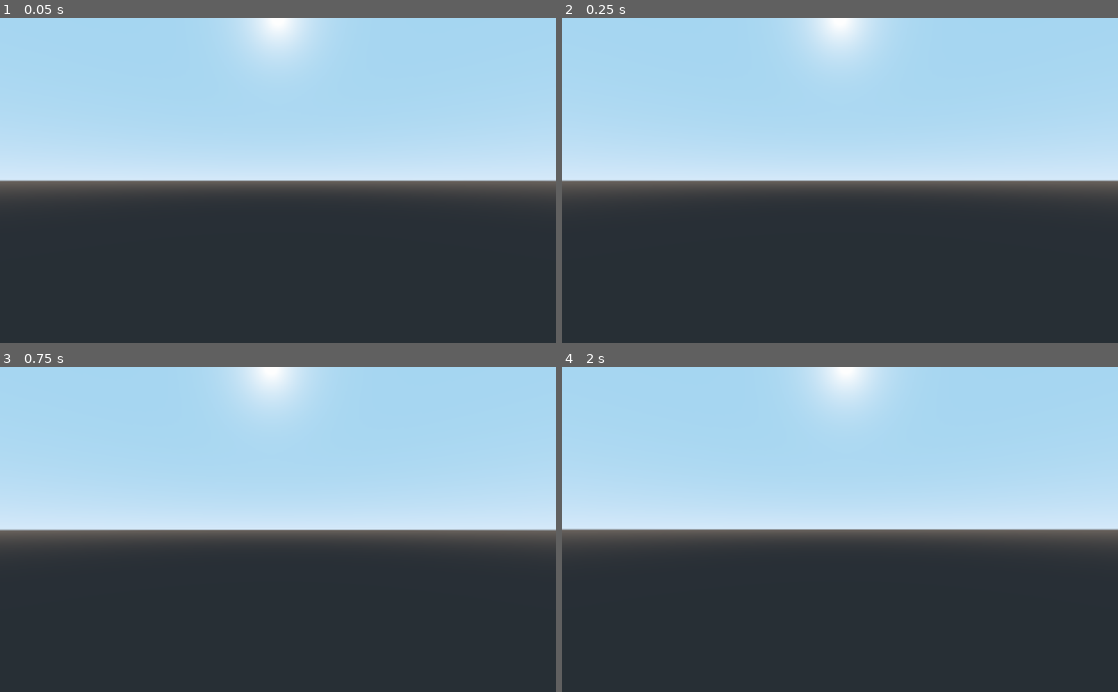
Above: before the commit, frames 1-4 (two rows, left to right).
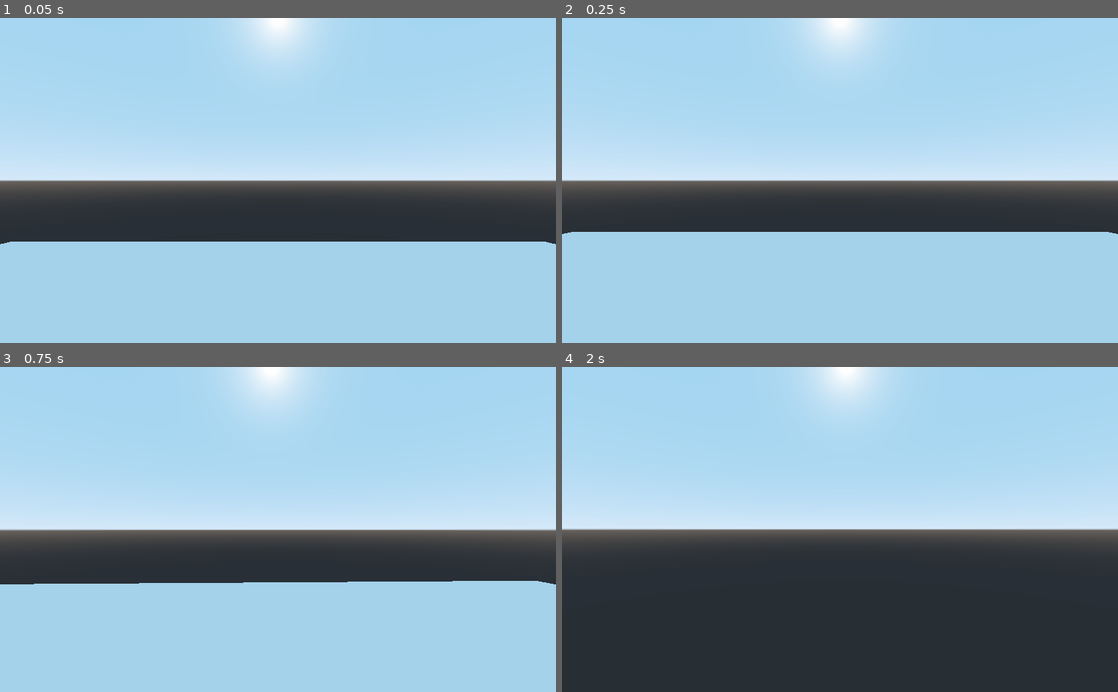
Above: after the commit, the same moments.

Repository: Hatbringer/REDEYE
Game: Godot game, scene res://Environments/DevLevel.tscn
Same seed, same stepped clock (60 frames per second), same inputs: the game is played once before the commit and once after it.
Inputs (mouse positions are in pixels of both pictures, inside the frame that each line leads up to):
- Up to frame 1 (0.05 s): no input
- Up to frame 2 (0.25 s): no input
- Up to frame 3 (0.75 s): tap Enter at 0.5 s; move the mouse to (305, 529) at 0.52 s; hold W (forward) from 0.53 s (still down); hold Ctrl (crouch) from 0.53 s (still down)
- Up to frame 4 (2 s): keep holding W (forward); tap Space (jump) at 0.77, 1.52 s; tap Shift (walk) at 0.8, 1.35 s; move the mouse to (812, 529) at 1.27 s; release Ctrl (crouch) at 1.28 s; tap Ctrl (crouch) at 1.55 s

The runs differ from the first frame. In frame 1, 31% of the frame differs, in the area x 0-100%, y 68-100%; in frame 2, 34%, in the area x 0-100%, y 65-100%; in frame 3, 34%; in frame 4, nothing differs.

Commit message:
Added finer player motion control

Diff:
--- a/Entities/Player/Player.gd
+++ b/Entities/Player/Player.gd
@@ -1,17 +1,19 @@
 extends KinematicBody
 
-const speed = {walk = 8, run = 20, air = 0.2}
-const friction = {ground = 0.7, air = 0.99}
+const speed = {walk = 4, run = 10, crouch = 2, air = 2}
+const friction = {ground = 0.7, air = 1}
 const sensitivity = {mouse = 0.03}
-const gravity = 100
+const gravity = 60
 const jump = 20
 
+var input_speed = Vector3()
 var linear_velocity = Vector3()
 
 func _ready():
 	Input.set_mouse_mode(Input.MOUSE_MODE_CAPTURED)
 
 func _physics_process(delta):
+	#LATERAL INPUT
 	var direction = Vector3()
 	if Input.is_action_pressed("forward"):
 		direction -= transform.basis.z
@@ -22,8 +24,16 @@
 	if Input.is_action_pressed("right"):
 		direction += transform.basis.x
 
+	#DETERMINE SPEED
+	if Input.is_action_pressed("crouch"):
+		input_speed = speed.crouch
+	elif Input.is_action_pressed("walk"):
+		input_speed = speed.walk
+	else:
+		input_speed = speed.run
+
 	if is_on_floor():
-		linear_velocity += direction.normalized() * speed.walk
+		linear_velocity += direction.normalized() * input_speed
 	else:
 		linear_velocity += direction.normalized() * speed.air
 
@@ -48,7 +58,6 @@
 	linear_velocity = Vector3(x,y,z)
 
 	linear_velocity = move_and_slide(linear_velocity, Vector3.UP)
-	print(linear_velocity)
 
 	if Input.is_action_just_pressed("ui_cancel"):
 		get_tree().quit()
--- a/Environments/DevLevel.tscn
+++ b/Environments/DevLevel.tscn
@@ -9,5 +9,5 @@
 [node name="CSGBox" type="CSGBox" parent="."]
 transform = Transform( 1, 0, 0, 0, 1, 0, 0, 0, 1, 0, -5, 0 )
 use_collision = true
-width = 18.0
-depth = 12.0
+width = 48.8022
+depth = 42.6724
